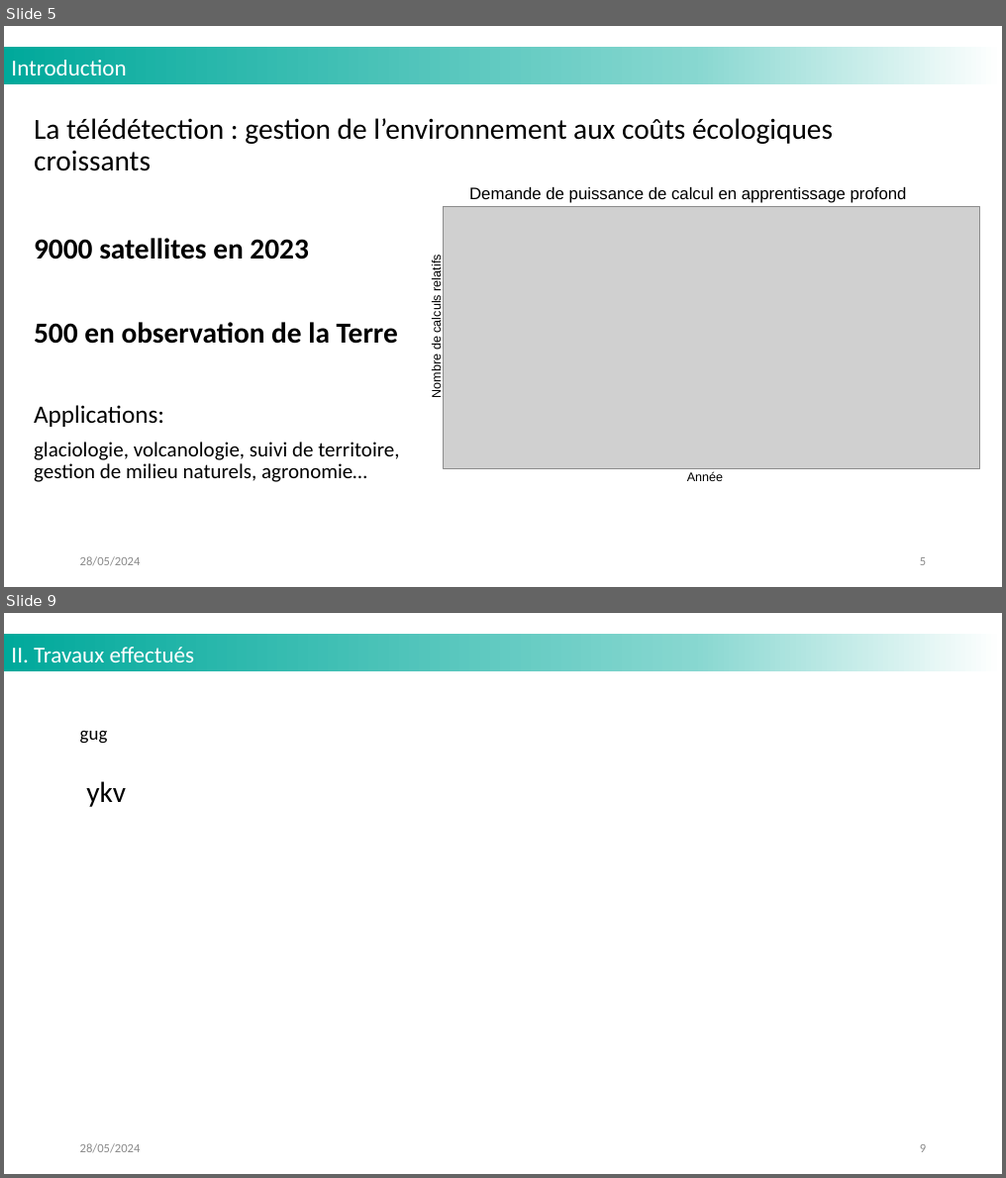
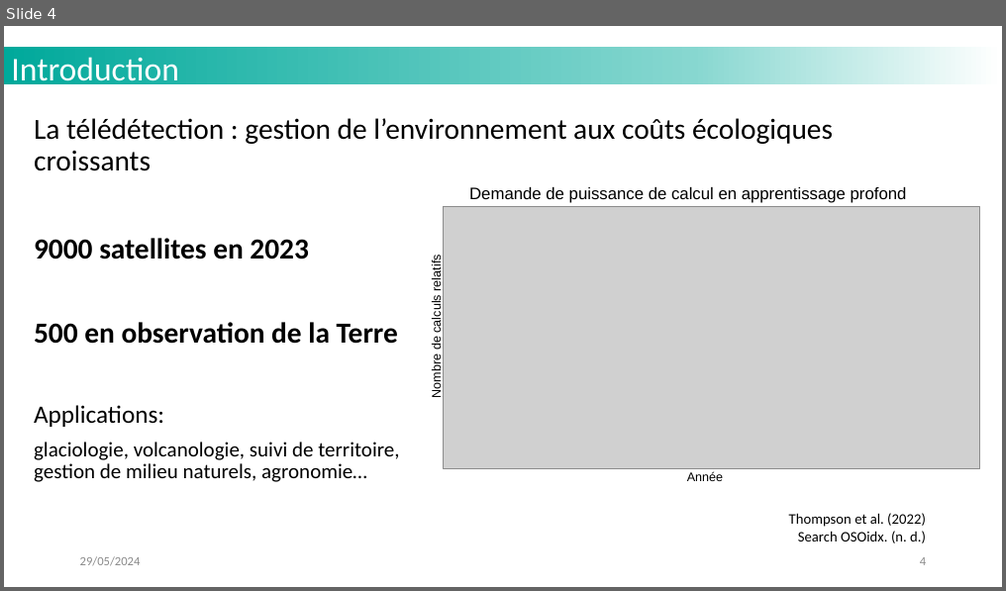
Before and after one commit to MattVerlynde/cahier-labo-stage, a slide deck: static/files_presentation/slides_presentation_stage_LISTIC_MVerlynde_2024.pptx. Shown one above the other, each under a label of ours: slides 5 and 9 before the commit, slide 4 after it; the slides between them are not shown. The pictures are 1006x1178 and 1006x591 pixels, drawn with LibreOffice and Linux fonts; fonts in the diff are those of the drawing; grey boxes stand for pictures; background and template pictures are left out. Boxes give left, top, right and bottom in pixels: in the first picture for what was removed or moved away, otherwise in the second. Text is boxed around its words. In the diff, an @@ line names an element or a change of style, - is before the commit and + after.

```diff
--- a/static/files_presentation/slides_presentation_stage_LISTIC_MVerlynde_2024.pptx
+++ b/static/files_presentation/slides_presentation_stage_LISTIC_MVerlynde_2024.pptx
@@ slide 9 removed at bbox=[4, 613, 1002, 1174], background #FFFFFF; not listed: 1 template element that a slide beside it also shows @@
@@ text removed at bbox=[11, 647, 195, 663] @@
-II. Travaux effectués
@@ text removed at bbox=[80, 731, 108, 744] @@
-gug
@@ text removed at bbox=[86, 781, 126, 807] @@
-ykv
@@ text removed at bbox=[80, 1144, 141, 1154] @@
-28/05/2024
@@ page number removed at bbox=[920, 1145, 926, 1153] @@
-9
@@ what was slide 5 is now slide 4 @@
@@ slide 4 changed as well @@
@@ text "Introduction" at bbox=[11, 57, 178, 88]: size 22 to 32 pt @@
@@ text added at bbox=[789, 513, 926, 544], 14 pt, text #000000 @@
+Thompson et al. (2022)
+Search OSOidx. (n. d.)
@@ page number at bbox=[920, 558, 926, 566]: text changed @@
-5
+4
```
Also in this commit, not shown: 10 other slides changed, 7 slides added, 4 other slides removed, 2 other files.
